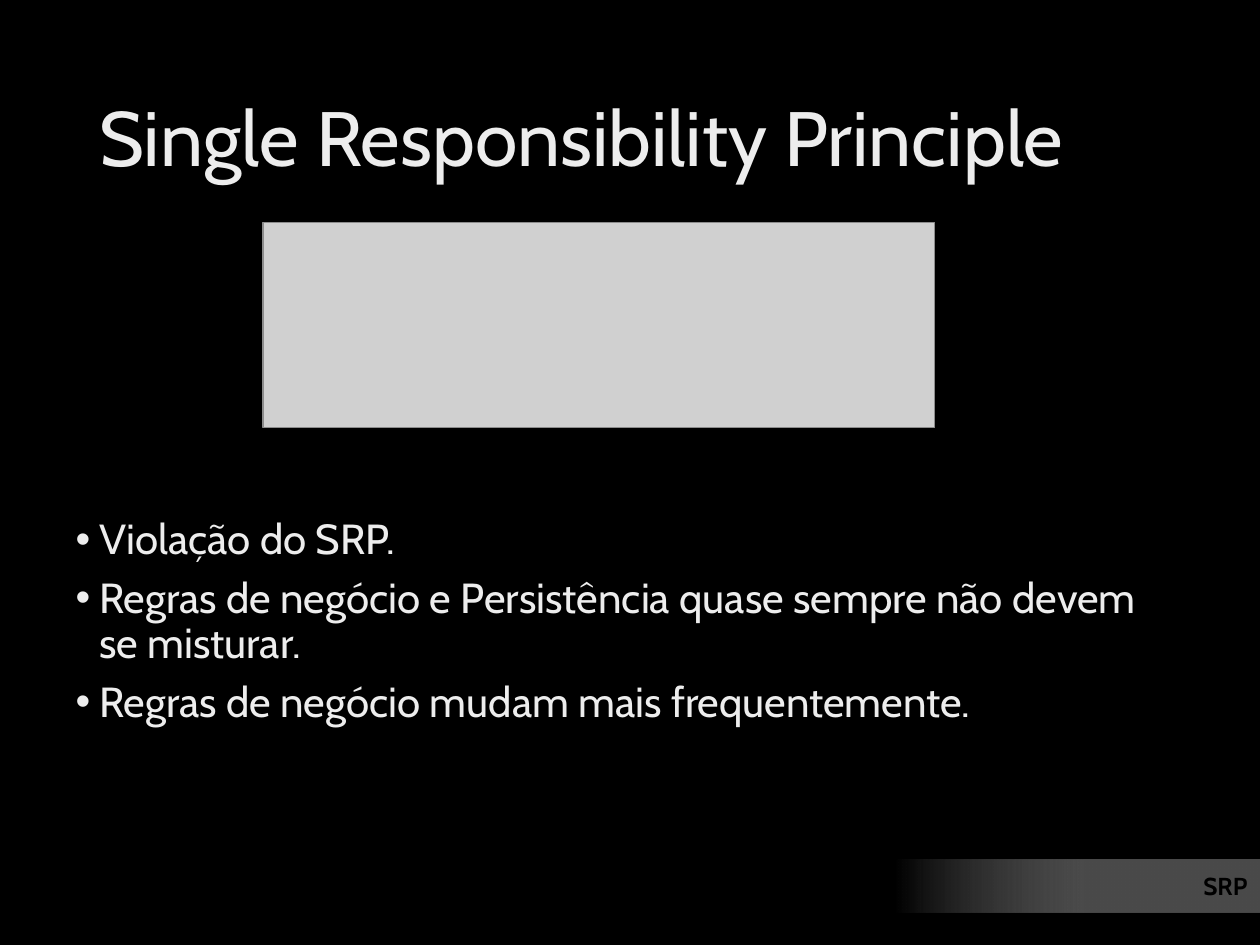
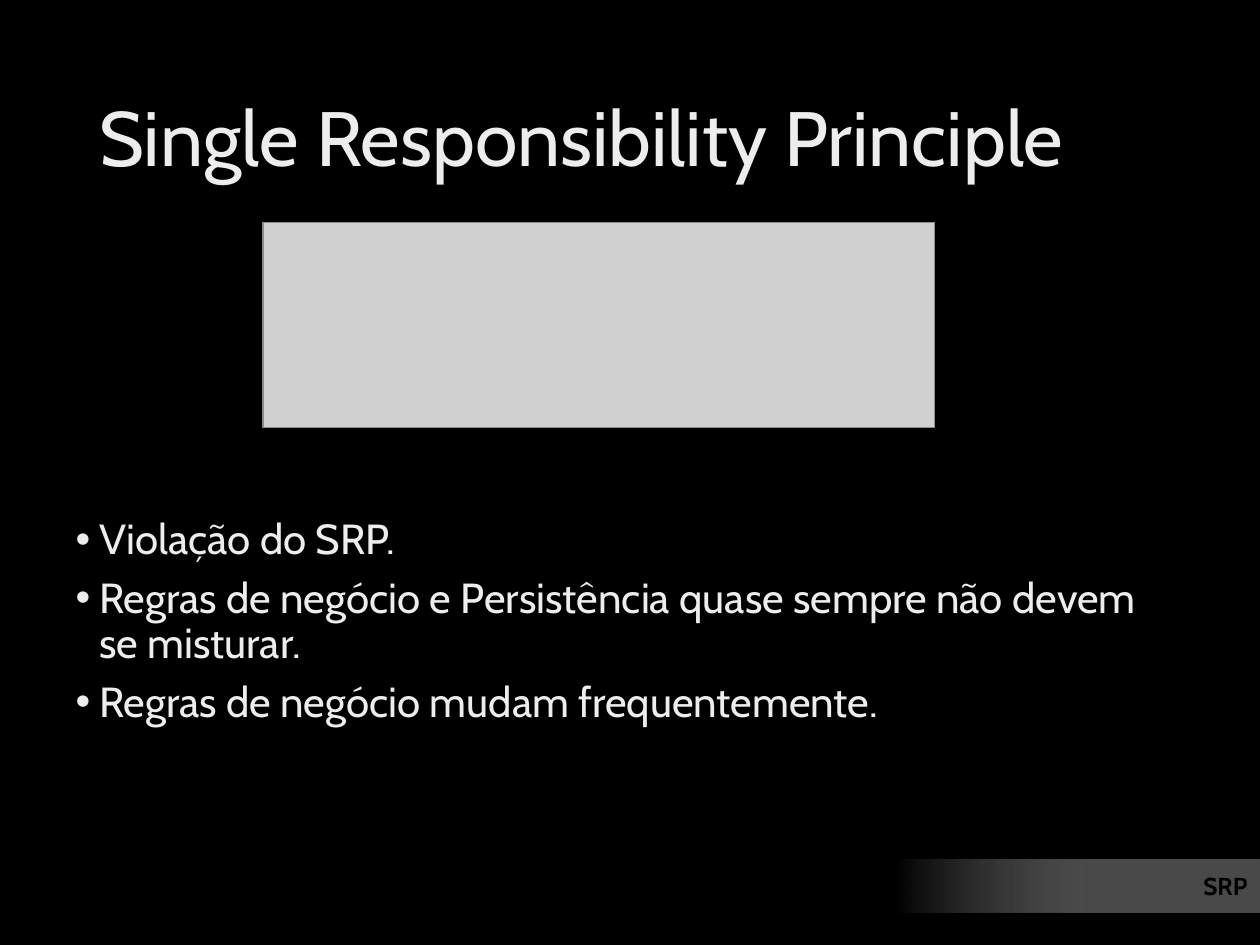
Before and after one commit to ivanpaulovich/event-sourcing-jambo, a slide deck: slide 13 of docs/Princípios SOLID de OO usando .NET.pptx. Drawn at 1260x945 pixels with LibreOffice and Linux fonts; fonts in the diff are those of the drawing; grey boxes stand for pictures; background and template pictures are left out. Boxes give left, top, right and bottom in pixels: in the first picture for what was removed or moved away, otherwise in the second. Text is boxed around its words. In the diff, an @@ line names an element or a change of style, - is before the commit and + after.

```diff
--- a/docs/Princípios SOLID de OO usando .NET.pptx
+++ b/docs/Princípios SOLID de OO usando .NET.pptx
@@ text at <box>99,685,877,727</box>: text changed @@
-• Regras de negócio mudam mais frequentemente.
+• Regras de negócio mudam frequentemente.
```
Also in this commit, not shown: 5 other slides changed, 10 other files.
